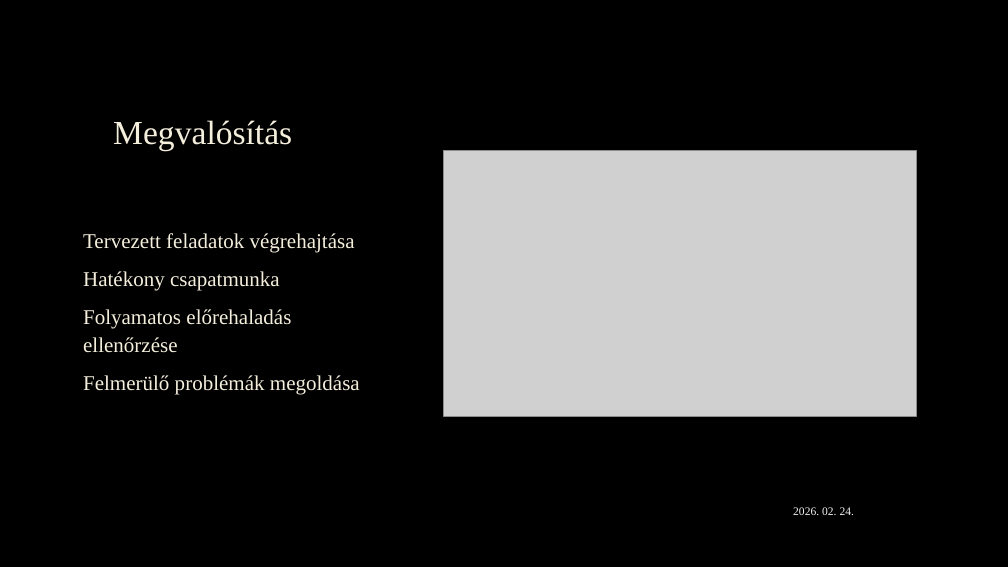
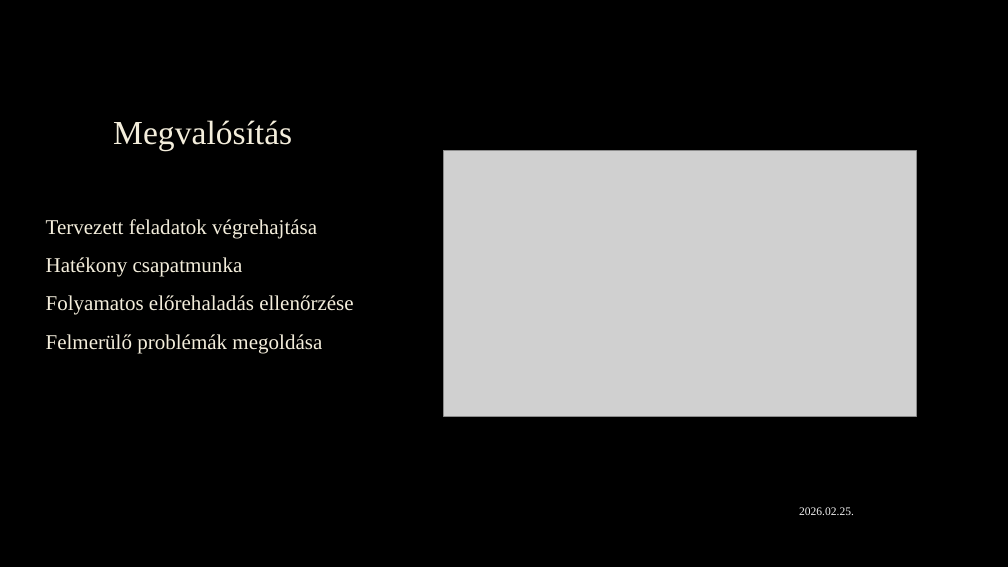
Before and after one commit to kecskefing22/iz-biz-, a slide deck: slide 6 of Projektmunka.pptx. Drawn at 1008x567 pixels with LibreOffice and Linux fonts; fonts in the diff are those of the drawing; grey boxes stand for pictures; background and template pictures are left out. Boxes give left, top, right and bottom in pixels: in the first picture for what was removed or moved away, otherwise in the second. Text is boxed around its words. In the diff, an @@ line names an element or a change of style, - is before the commit and + after.

```diff
--- a/Projektmunka.pptx
+++ b/Projektmunka.pptx
@@ text "Tervezett feladatok végrehajtása" rewrapped from bbox=[83, 233, 360, 395] to bbox=[46, 219, 353, 353] @@
@@ text at bbox=[799, 507, 854, 515]: text changed @@
-2026. 02. 24.
+2026.02.25.
```
Also in this commit, not shown: 7 other slides changed.
